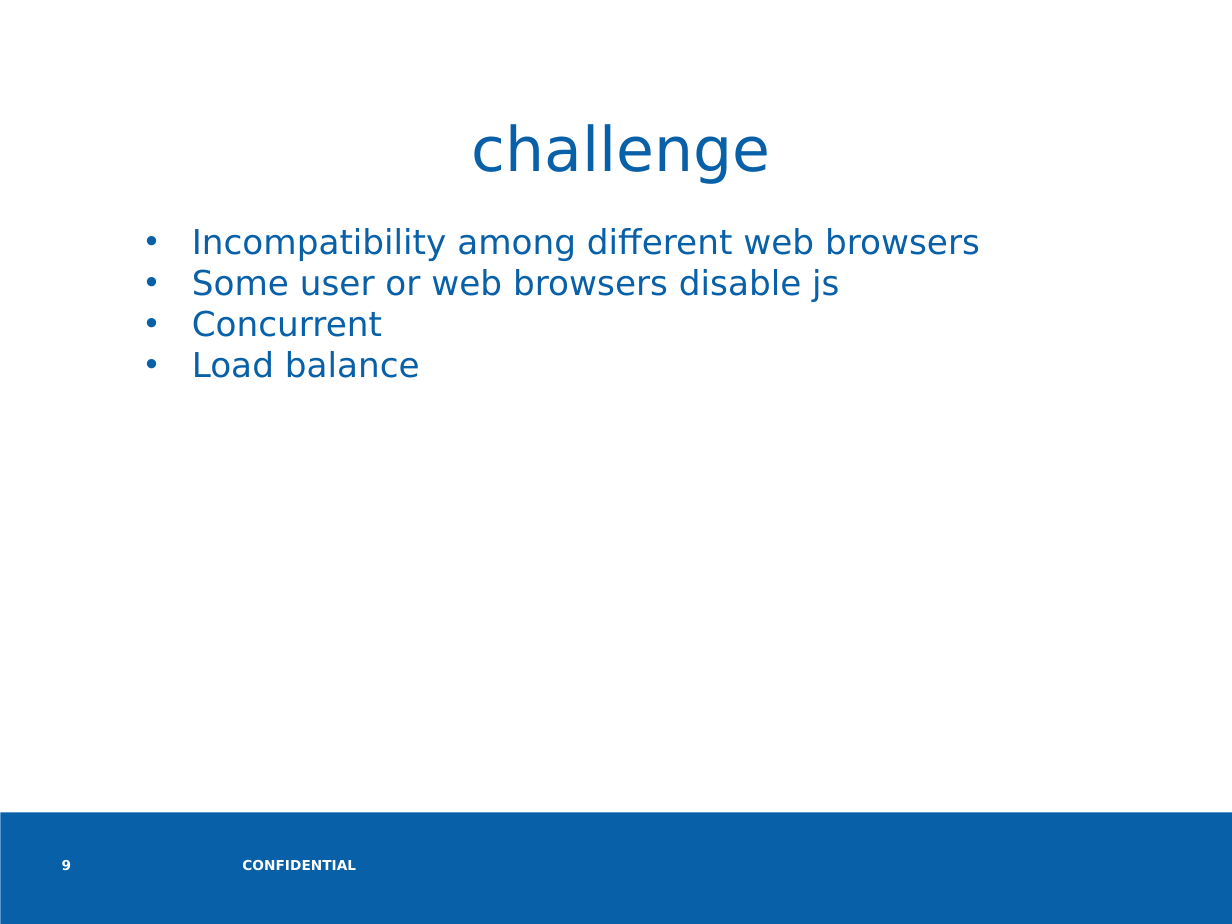
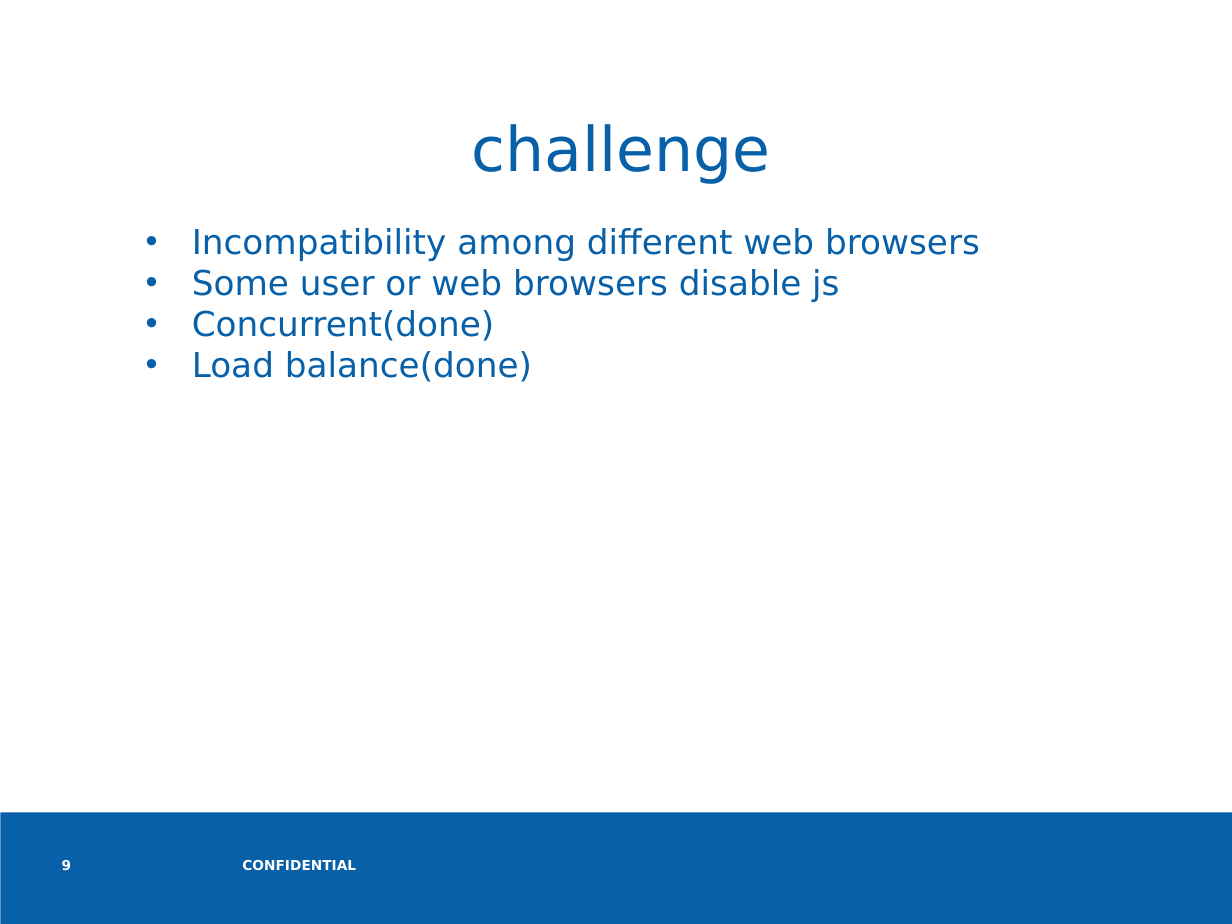
Before and after one commit to zhengyuxin/UBMS-Web, a slide deck: slide 9 of Docs/UBMS-Web.ppt. Drawn at 1232x924 pixels with LibreOffice and Linux fonts; fonts in the diff are those of the drawing; background and template pictures are left out. Boxes give left, top, right and bottom in pixels: in the first picture for what was removed or moved away, otherwise in the second. Text is boxed around its words. In the diff, an @@ line names an element or a change of style, - is before the commit and + after.

```diff
--- a/Docs/UBMS-Web.ppt
+++ b/Docs/UBMS-Web.ppt
@@ text at [192, 310, 532, 382]: text changed @@
-• Concurrent
-• Load balance
+• Concurrent(done)
+• Load balance(done)
```
Also in this commit, not shown: 6 slides added, 23 other files.
